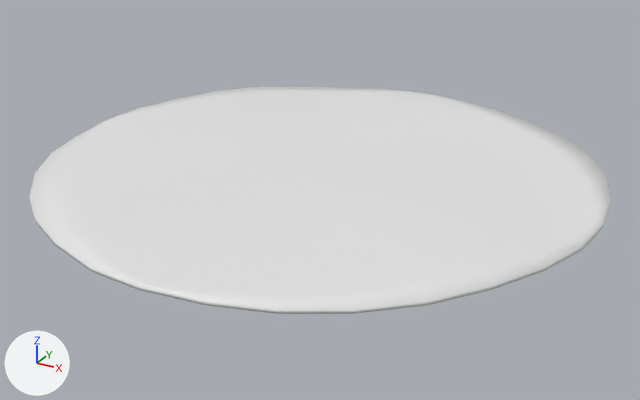
A saved change to the Blender file art/models/props/carpet/carpet.blend.
One viewpoint serves both versions: a camera (50 mm lens) standing at (2.42, -4.39, 2.03) and looking at (0.04, -0.07, -0.13). The axes (+X, +Y, +Z) are drawn at lower left. The lights are the same throughout. The older version comes first.

In view in the first picture: 'carpet'.
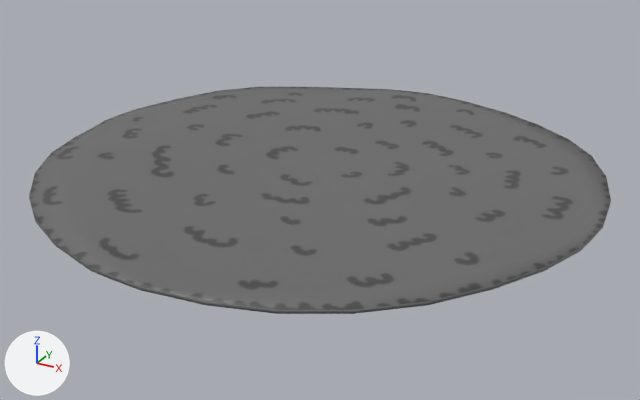
Boxes (x1, y1, x2, y2) around the edits, measured in the pictures (640 x 400 px):
'carpet', recoloured (white to grey)
    both: (29, 87, 611, 314)

Diff of the bpy script that builds the scene:
```diff
--- a/art/models/props/carpet/carpet.blend.py
+++ b/art/models/props/carpet/carpet.blend.py
@@ img_carpet_normal @@
+img_carpet_normal = load_image('carpet_normal', 'carpet_basecolor.png', 1024, 1024, 'sRGB')
@@ mat_carpet @@
+mat_carpet = principled_material('carpet')
+mat_carpet.texture = img_carpet_normal
@@ me_circle @@
 me_circle.from_pydata(...)  # 282 vertices, 280 faces; spans x -1.69..1.69, y -1.69..1.69, z -0.03..0.08
+me_circle.materials.append(mat_carpet)  # picture img_carpet_normal
```
